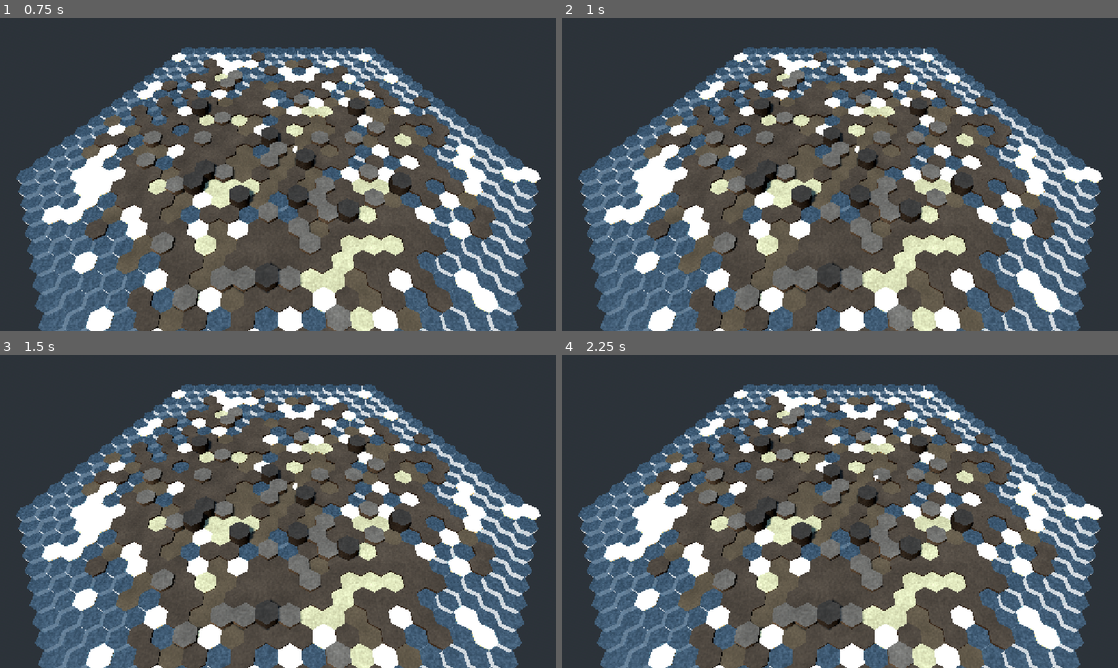
Above: before the commit, frames 1-4 (two rows, left to right).
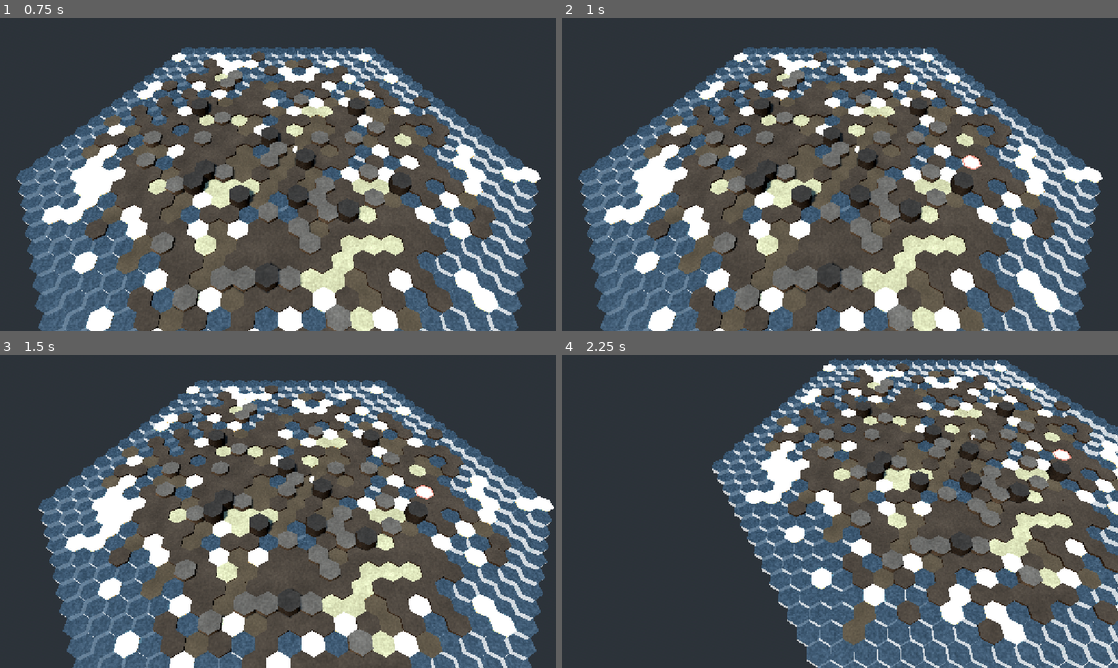
Above: after the commit, the same moments.

Repository: Akdag94/Pablo-s-Dream
Game: Godot game, scene res://scenes/Main3D.tscn
Two runs of this game, one before a commit and one after it. Both use one fixed random seed, a clock stepped at 60 frames per second and the inputs below. This scene is started directly instead of the project's main scene.
Inputs (mouse positions are in pixels of both pictures, inside the frame that each line leads up to):
- Up to frame 1 (0.75 s): move the mouse to (400, 158) at 0.52 s; click (400, 158) at 0.67 s
- Up to frame 2 (1 s): no input
- Up to frame 3 (1.5 s): drag from (166, 527) to (250, 574) at 1.27 s
- Up to frame 4 (2.25 s): move the mouse to (895, 442) at 2.02 s; click (895, 442) at 2.17 s

Frame 1 is identical in both runs. In frame 2, less than 0.1% of the frame differs, in the area x 71-76%, y 43-49%; in frame 3, 52%; in frame 4, 72%, in the area x 2-100%, y 1-100%.

Commit message:
Add fertility-driven foliage scattering

Diff:
--- a/scenes/Main3D.tscn
+++ b/scenes/Main3D.tscn
@@ -1,8 +1,10 @@
-[gd_scene load_steps=4 format=3]
+[gd_scene load_steps=6 format=3]
 
 [ext_resource type="Script" path="res://scripts/render3d/world_view_3d.gd" id="1_world"]
 [ext_resource type="Script" path="res://scripts/render3d/camera_rig.gd" id="2_rig"]
 [ext_resource type="Script" path="res://scripts/render3d/pablo_view.gd" id="3_pablo"]
+[ext_resource type="Script" path="res://scripts/render3d/foliage.gd" id="4_foliage"]
+[ext_resource type="Script" path="res://scripts/render3d/game_controller_3d.gd" id="5_control"]
 
 [node name="Main3D" type="Node3D"]
 
@@ -10,9 +12,18 @@
 script = ExtResource("1_world")
 map_radius = 14
 
+[node name="Foliage" type="Node3D" parent="."]
+script = ExtResource("4_foliage")
+world_view_path = NodePath("../WorldView3D")
+
 [node name="CameraRig" type="Node3D" parent="."]
 script = ExtResource("2_rig")
 
 [node name="PabloView" type="Node3D" parent="."]
 script = ExtResource("3_pablo")
 world_view_path = NodePath("../WorldView3D")
+
+[node name="Controller" type="Node3D" parent="."]
+script = ExtResource("5_control")
+world_view_path = NodePath("../WorldView3D")
+camera_rig_path = NodePath("../CameraRig")
--- /dev/null
+++ b/scripts/render3d/foliage.gd
@@ -0,0 +1,186 @@
+extends Node3D
+
+## Scatters vegetation across living tiles.
+##
+## Density follows each hex's fertility, so growth is something you watch
+## happen rather than something that pops in fully formed. Every biome gets
+## one MultiMesh batch, which keeps the whole island at a handful of draw
+## calls no matter how green it gets.
+
+const HEX_RADIUS := 1.0
+## Rebuilding every batch is cheap but not free; only do it a few times a
+## second even if the world changes constantly.
+const REBUILD_INTERVAL := 0.6
+
+@export var world_view_path: NodePath
+
+var world: World
+var quality: Quality
+
+## Biome -> MultiMeshInstance3D
+var _batches: Dictionary = {}
+var _rng := RandomNumberGenerator.new()
+var _dirty := true
+var _accum := 0.0
+
+
+func _ready() -> void:
+	var view := get_node(world_view_path)
+	world = view.world
+	quality = view.quality
+
+	# Deterministic scatter: the same tile always grows the same clump, so
+	# plants do not jump around when the batch is rebuilt.
+	_rng.seed = 20260729
+
+	_build_batches()
+	world.tile_changed.connect(func(_a): _dirty = true)
+	set_process(true)
+
+
+func _process(delta: float) -> void:
+	if not _dirty:
+		return
+	_accum += delta
+	if _accum < REBUILD_INTERVAL:
+		return
+	_accum = 0.0
+	_dirty = false
+	_rebuild()
+
+
+func _build_batches() -> void:
+	_add_batch(TileTypes.Biome.GRASS, _blade_mesh(), Color("6f9c48"), 0.9)
+	_add_batch(TileTypes.Biome.SHRUB, _bush_mesh(), Color("8d8a4c"), 0.7)
+	_add_batch(TileTypes.Biome.WETLAND, _reed_mesh(), Color("4f8a5e"), 1.0)
+	_add_batch(TileTypes.Biome.MANGROVE, _tree_mesh(0.7), Color("3d6b52"), 0.5)
+	_add_batch(TileTypes.Biome.FOREST, _tree_mesh(1.0), Color("2f5f34"), 0.45)
+	_rebuild()
+
+
+func _add_batch(biome: TileTypes.Biome, mesh: Mesh, tint: Color, density: float) -> void:
+	var mm := MultiMesh.new()
+	mm.transform_format = MultiMesh.TRANSFORM_3D
+	mm.use_colors = true
+	mm.mesh = mesh
+
+	var mat := StandardMaterial3D.new()
+	mat.vertex_color_use_as_albedo = true
+	mat.albedo_color = tint
+	mat.roughness = 0.85
+	# Foliage lit from both sides stops looking like flat cardboard.
+	mat.cull_mode = BaseMaterial3D.CULL_DISABLED
+
+	var node := MultiMeshInstance3D.new()
+	node.multimesh = mm
+	node.material_override = mat
+	node.cast_shadow = GeometryInstance3D.SHADOW_CASTING_SETTING_ON \
+		if quality.tier == Quality.Tier.HIGH \
+		else GeometryInstance3D.SHADOW_CASTING_SETTING_OFF
+	node.set_meta("density", density)
+	add_child(node)
+
+	_batches[biome] = node
+
+
+func _rebuild() -> void:
+	for biome in _batches:
+		_fill(biome, _batches[biome])
+
+
+func _fill(biome: TileTypes.Biome, node: MultiMeshInstance3D) -> void:
+	var density: float = node.get_meta("density", 1.0)
+	var transforms: Array[Transform3D] = []
+	var colors: Array[Color] = []
+
+	# Reset per rebuild so the same tile draws the same clump every time.
+	var scatter := RandomNumberGenerator.new()
+
+	for t in world.all_tiles():
+		if t.biome != biome:
+			continue
+
+		# Fertility drives how full the clump is: a tile that just came alive
+		# gets a sprig, a mature one gets a thicket.
+		var count := int(round(quality.foliage_per_tile * density * clampf(t.fertility, 0.2, 1.0)))
+		if count <= 0:
+			continue
+
+		scatter.seed = hash(t.axial)
+		var center := Hex.to_pixel(t.axial, HEX_RADIUS)
+		var top := _tile_top(t)
+
+		for i in count:
+			var angle := scatter.randf() * TAU
+			var radius := sqrt(scatter.randf()) * HEX_RADIUS * 0.78
+			var pos := Vector3(
+				center.x + cos(angle) * radius,
+				top,
+				center.y + sin(angle) * radius)
+
+			var scale := scatter.randf_range(0.7, 1.25)
+			var basis := Basis(Vector3.UP, scatter.randf() * TAU).scaled(
+				Vector3(scale, scale * scatter.randf_range(0.85, 1.3), scale))
+
+			transforms.append(Transform3D(basis, pos))
+			# Slight per-plant colour drift so a field is not one flat green.
+			colors.append(Color(1, 1, 1).lerp(
+				Color(scatter.randf_range(0.8, 1.1), 1.0, scatter.randf_range(0.8, 1.05)),
+				0.5))
+
+	var mm := node.multimesh
+	mm.instance_count = transforms.size()
+	for i in transforms.size():
+		mm.set_instance_transform(i, transforms[i])
+		mm.set_instance_color(i, colors[i])
+
+
+# -------------------------------------------------------------------- meshes
+
+func _blade_mesh() -> Mesh:
+	var m := PrismMesh.new()
+	m.size = Vector3(0.09, 0.30, 0.02)
+	return m
+
+
+func _bush_mesh() -> Mesh:
+	var m := SphereMesh.new()
+	m.radius = 0.14
+	m.height = 0.20
+	m.radial_segments = 6
+	m.rings = 3
+	return m
+
+
+func _reed_mesh() -> Mesh:
+	var m := CylinderMesh.new()
+	m.top_radius = 0.012
+	m.bottom_radius = 0.03
+	m.height = 0.42
+	m.radial_segments = 4
+	m.rings = 1
+	return m
+
+
+func _tree_mesh(scale: float) -> Mesh:
+	# A cone reads as a canopy at this camera distance and costs 8 triangles.
+	var m := CylinderMesh.new()
+	m.top_radius = 0.0
+	m.bottom_radius = 0.24 * scale
+	m.height = 0.75 * scale
+	m.radial_segments = 6
+	m.rings = 1
+	return m
+
+
+func _tile_top(t: Tile) -> float:
+	var heights := {
+		TileTypes.Terrain.OCEAN: -0.55,
+		TileTypes.Terrain.WATER: -0.15,
+		TileTypes.Terrain.RIVERBED: -0.12,
+		TileTypes.Terrain.SAND: 0.05,
+		TileTypes.Terrain.WASTELAND: 0.20,
+		TileTypes.Terrain.ROCK: 0.55,
+		TileTypes.Terrain.CLIFF: 1.15,
+	}
+	return heights.get(t.terrain, 0.2)
